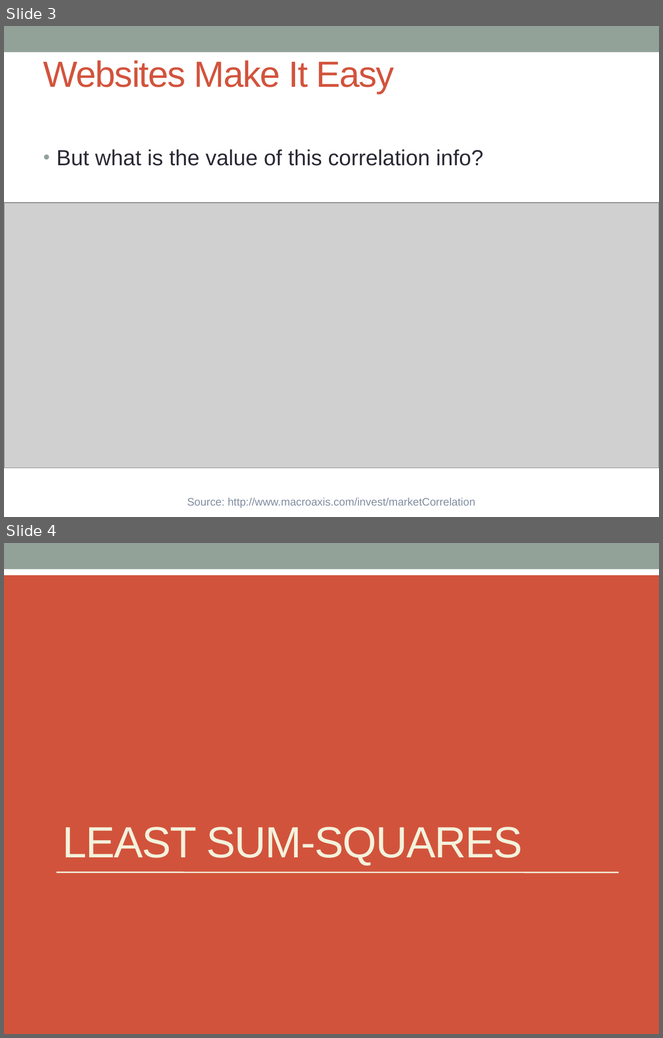
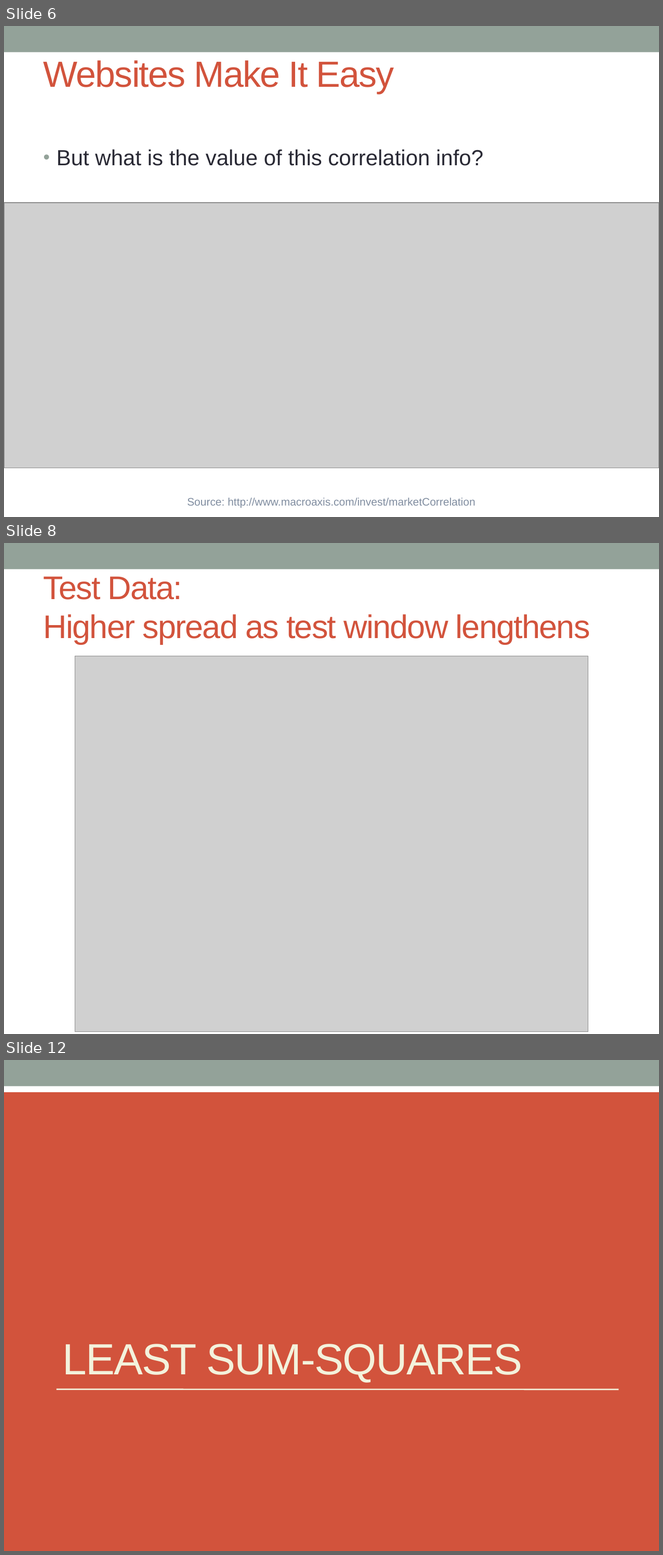
Before and after one commit to jeffreydarling/222project, a slide deck: PairsTradeSlides.pptx. Shown one above the other, each under a label of ours: slides 3 and 4 before the commit, slides 6, 8 and 12 after it; the slides between them are not shown. The pictures are 663x1038 and 663x1555 pixels, drawn with LibreOffice and Linux fonts; fonts in the diff are those of the drawing; grey boxes stand for pictures. Boxes give left, top, right and bottom in pixels: in the first picture for what was removed or moved away, otherwise in the second. Text is boxed around its words. In the diff, an @@ line names an element or a change of style, - is before the commit and + after.

```diff
--- a/PairsTradeSlides.pptx
+++ b/PairsTradeSlides.pptx
@@ slide 8 added at [4, 543, 659, 1034], background #FFFFFF; not listed: 1 template element that a slide beside it also shows @@
@@ title added at [44, 576, 591, 644], 36 pt, text #D2533C @@
+Test Data:
+Higher spread as test window lengthens
@@ picture added at [75, 656, 588, 1032] @@
@@ what was slide 3 is now slide 6 @@
@@ what was slide 4 is now slide 12 @@
```
Also in this commit, not shown: 18 other slides added, 1 slide removed, 3 other files.
